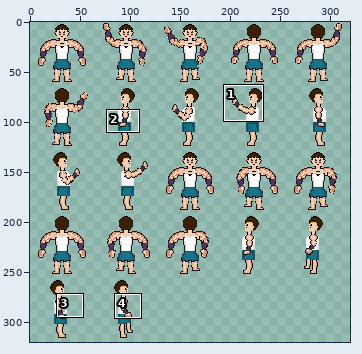
Two versions of one sprite sheet, source/desktop/out/production/resources/images/Enemies/gym_bro_sprite_sheet.png. Above: a wide view before the commit, with the close-up outlined.
Close-up. First the earlier version:
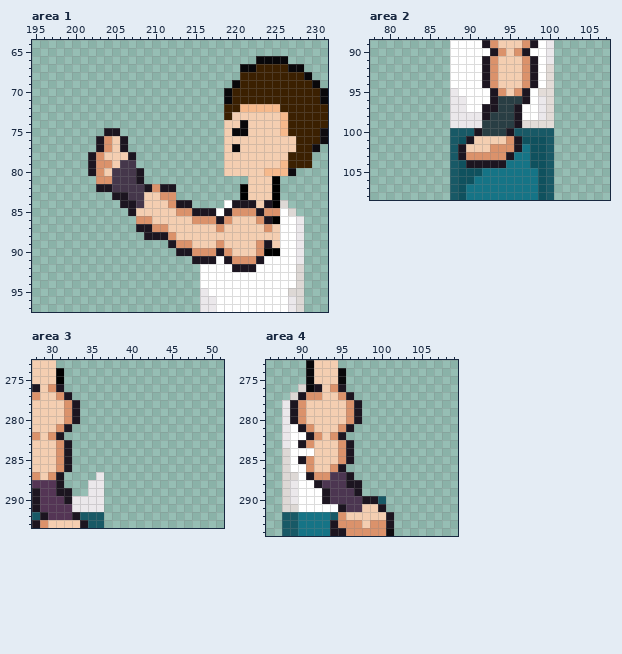
The file is 320x320 pixels. Colours within 5 levels of each other are drawn and written as one. Shown: area 1: x 195..231, y 64..97; area 2: x 78..107, y 89..108; area 3: x 28..51, y 273..293; area 4: x 86..109, y 273..294. The commit also changed other parts of the picture, which this record leaves out.
The result:
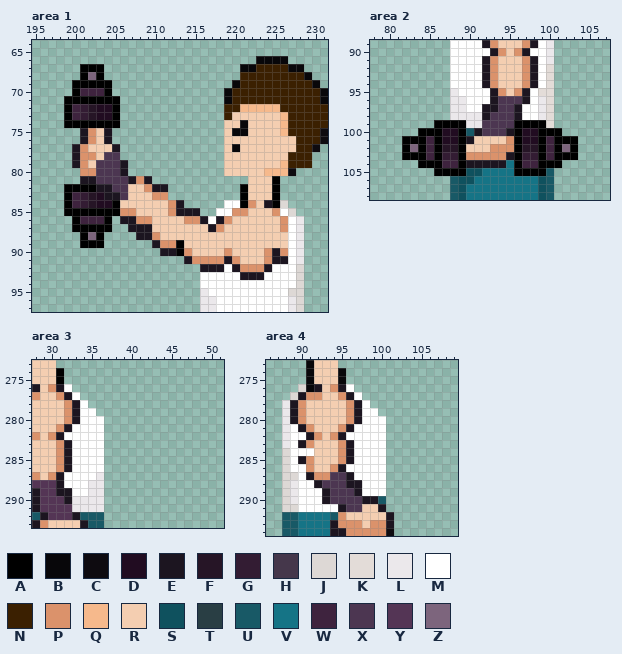
Palette (. is transparent): A #000000  B #08070a  C #0e0b10  D #210c21  E #1c1520  F #261526  G #331c33  H #45374b  J #ddd8d5  K #e3dcd8  L #ebe8eb  M #ffffff  N #3b2001  P #db926b  Q #f6b98c  R #f4ceb1  S #0f515e  T #293e44  U #185966  V #157486  W #3e233e  X #4c3651  Y #543555  Z #7d657d
Edits made:
--- area 1
@@ x 195..231 @@
 66 ............................BBBB.....
-67 ..........................BBNNNNBB...
-68 ..........................NNNNNNNNB..
-69 .........................BNNNNNNNNNB.
-70 ........................BNNNNNNNNNNNB
-71 ........................BNNNNNNNNNNNB
-72 ........................NNQQQQQNNNNNN
-73 ........................NRRRRRRQNNNNN
-74 ........................RRBRRRRQNNNNN
-75 .........EE.............RBBRRRRQNNNNC
-76 ........EPRE............RRRRRRRRRNNNC
-77 ........EPRE............RBRRRRRRRNNC.
-78 .......EPRRRE...........RRRRRRRRNNN..
-79 .......EPPRHH...........RRRRRRRQNNN..
-80 .......EPRHHHE..........RRRRRQQQC....
-81 ........PPHHHE.............RRRA......
-82 ........EEHHHHEPEE........ARRRA......
-83 ..........EEHHRRPP........ARRRA......
-84 ...........EEHRRRPEE....MEEEREAJ.....
-85 ............ERRRRRPPEEEMEPPPEPPMJ....
-86 .............PPRRRRRPPPEPRRRPEAMML...
-87 .............EEPPRRRRRRPRRRRRPRMML...
-88 ..............EEEPRRRRRRRRRRRRRMML...
-89 .................EPPRRRPRRRRPERMML...
-90 ..................EEPPPEPRRRPAAMML...
-91 ....................EEEMEPPPEMMMML...
-92 .....................MMMMEEEMMMMMJ...
-93 .....................MMMMMMMMMMMMJ...
+67 ......AAA.................BBNNNNBB...
+68 ......AZA.................NNNNNNNNB..
+69 .....AAAAA...............BNNNNNNNNNB.
+70 .....AWWWA..............BNNNNNNNNNNNB
+71 ....AAAAAAA.............BNNNNNNNNNNNB
+72 ....AWGFDDA.............NNQQQQQNNNNNN
+73 ....AWGFDDA.............NRRRRRRQNNNNN
+74 ....AAAAAAA.............RRBRRRRQNNNNN
+75 ......EPRE..............RBBRRRRQNNNNC
+76 ......EPRE..............RRRRRRRRRNNNC
+77 .....EPRRRE.............RBRRRRRRRNNC.
+78 .....EPPRXX.............RRRRRRRRNNN..
+79 .....EPRXXXE............RRRRRRRQNNN..
+80 ......PPXXXE............RRRRRQQQC....
+81 ......EEXXXXEPE............RRRA......
+82 ....AAAAEEXXRRPEE.........ARRRA......
+83 ....AWGFDEEXRRRPP.........ARRRA......
+84 ....AWGFDDARRRRRRPE.....MMAPREAJ.....
+85 ....AAAAAAAPPRRRRPEEE..MMPPRRRPMJ....
+86 .....AWWWA.EEPPRRRRPPEMEPRRRRRRPML...
+87 .....AAAAA..EEERRRRRRREPRRRRRRRPML...
+88 ......AZA....EEPRRRRRRRRRRRRRRRRML...
+89 ......AAA......EPPARRRRRRRRRRRRRML...
+90 ................EEAPRRRRPRRRRPEPML...
+91 ...................EPPPPEPRRRPEEML...
+92 .....................EEEMEPPPEMMMJ...
+93 .....................MMMMMEEEMMMMJ...
 94 .....................MMMMMMMMMMMMJ...
--- area 2
@@ x 78..107 @@
  95 ..........LMMMMEPRPEMKK.......
- 96 ..........LLMMMETTTEMLK.......
- 97 ..........LLMMEETTEMMLK.......
- 98 ..........LLLLETTTEMMLK.......
- 99 ..........LLLLTTTTEKKKK.......
-100 ..........UUUETTTEUUUUU.......
-101 ..........USERRRRPESSSU.......
-102 ..........UERRRPPPEVSSU.......
-103 ..........UEPPPPPEVVSSU.......
-104 ..........USEEEEEVVVSSU.......
-105 ..........USSSVVVVVVVSU.......
+ 96 ..........LLMMMEXXXEMLK.......
+ 97 ..........LLMMEEXXEMMLK.......
+ 98 ..........LLLLEXXXEMMLK.......
+ 99 ........AAAALLXXXXAAAAK.......
+100 ......AAADDAUEXXXEADDAAA......
+101 ....AAAWADDAERRRRPADDAWAAA....
+102 ....AZAWAFFARRRPPPAFFAWAZA....
+103 ....AAAWAGGAPPPPPEAGGAWAAA....
+104 ......AAAWWAEEEEEVAWWAAA......
+105 ........AAAASSVVVVAAAAU.......
 106 ..........USSVVVVVVVVSU.......
--- area 3
@@ x 30..38 @@
 275 RA.......
-276 PE.......
-277 RPE......
-278 RRPE.....
-279 RRPE.....
-280 RRPE.....
-281 RPE......
-282 PE.......
-283 RPE......
-284 RPE......
-285 RPE......
-286 RPE......
-287 PE....L..
-288 YE...LL..
-289 YEE..LL..
+276 PEM......
+277 RPEM.....
+278 RRPEM....
+279 RRPEMM...
+280 RRPEMMM..
+281 RPEMMMM..
+282 PEMMMMM..
+283 RPEMMMM..
+284 RPEMMMM..
+285 RPEMMMM..
+286 RPEMMMM..
+287 PEMMMML..
+288 YEMMMLL..
+289 YEEMMLL..
 290 YYELLLL..
--- area 4
@@ x 94..102 @@
 275 RB.......
-276 PE.......
-277 RPE......
-278 RRPE.....
-279 RRPE.....
-280 RRPE.....
-281 RPE......
-282 PE.......
-283 RPE......
-284 RPE......
-285 RPE......
-286 PE.......
-287 XXE......
-288 XXEE.....
-289 XXXE.....
+276 PEM......
+277 RPEM.....
+278 RRPEM....
+279 RRPEMM...
+280 RRPEMMM..
+281 RPEMMMM..
+282 PEMMMMM..
+283 RPEMMMM..
+284 RPEMMMM..
+285 RPEMMMM..
+286 PEMMMMM..
+287 XXEMMMM..
+288 XXEEMMM..
+289 XXXEMMM..
 290 XXXXEEU..
Changed places in both close-ups, as pixel boxes (x1, y1, x2, y2):
changed: (64, 64, 288, 280)
changed: (402, 96, 578, 176)
added: (64, 384, 104, 496)
added: (346, 384, 386, 496)
